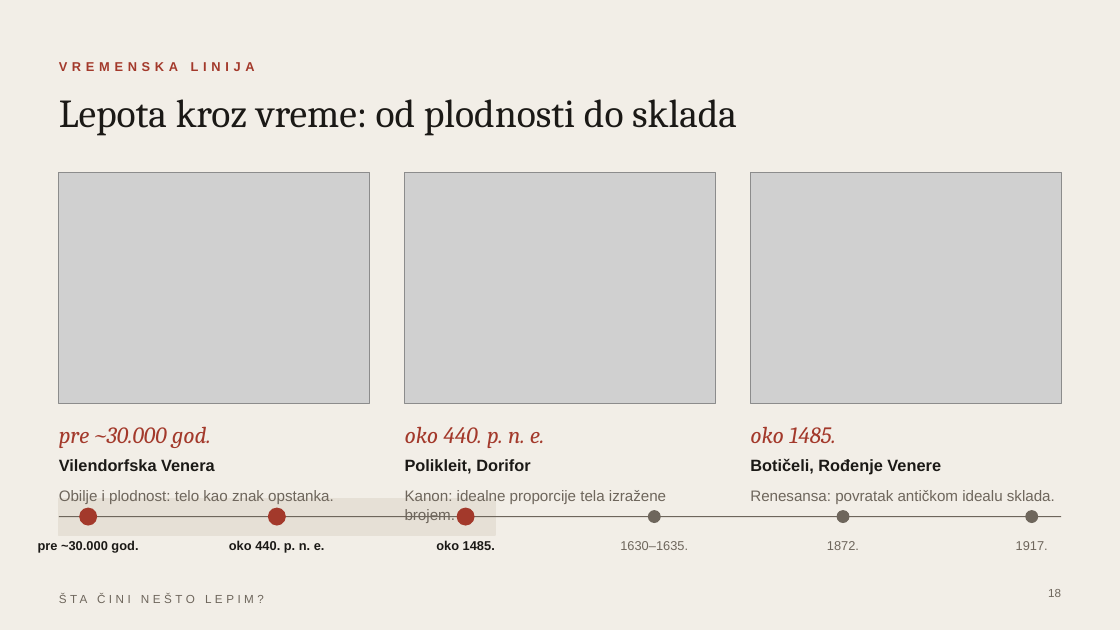
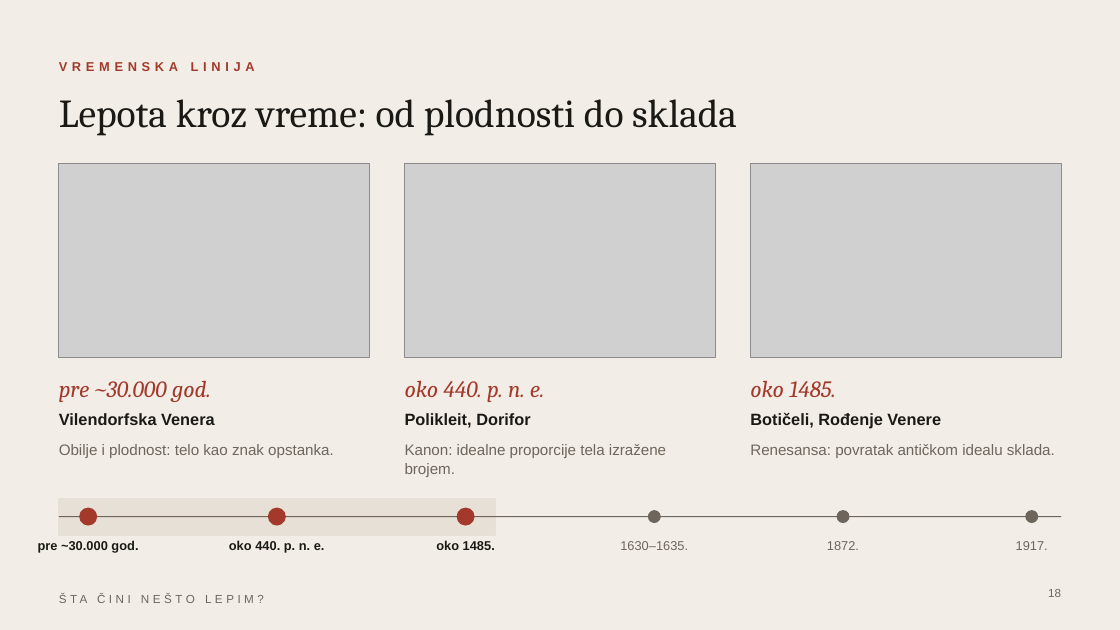
Before and after one commit to aalleekkk/presentation-test, a slide deck: slide 18 of Sta_cini_nesto_lepim.pptx. Drawn at 1120x630 pixels with LibreOffice and Linux fonts; fonts in the diff are those of the drawing; grey boxes stand for pictures. Boxes give left, top, right and bottom in pixels: in the first picture for what was removed or moved away, otherwise in the second. Text is boxed around its words. In the diff, an @@ line names an element or a change of style, - is before the commit and + after.

```diff
--- a/Sta_cini_nesto_lepim.pptx
+++ b/Sta_cini_nesto_lepim.pptx
@@ picture: place and size @@
-picture at (59, 172, 370, 403)
+picture at (59, 164, 370, 357)
@@ picture: place and size @@
-picture at (405, 172, 716, 403)
+picture at (405, 164, 716, 357)
@@ picture: place and size @@
-picture at (750, 172, 1061, 403)
+picture at (750, 164, 1061, 357)
@@ 9 texts: place and size @@
-9 texts at (59, 426, 1055, 523)
+9 texts at (59, 380, 1055, 477)
```
Also in this commit, not shown: 12 other slides changed.
